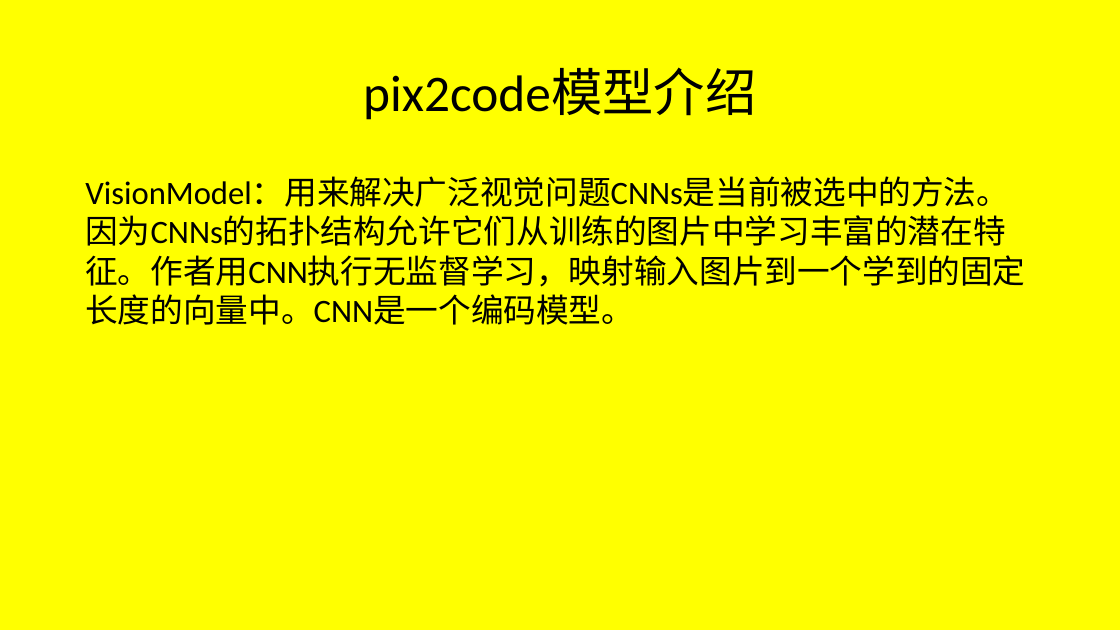
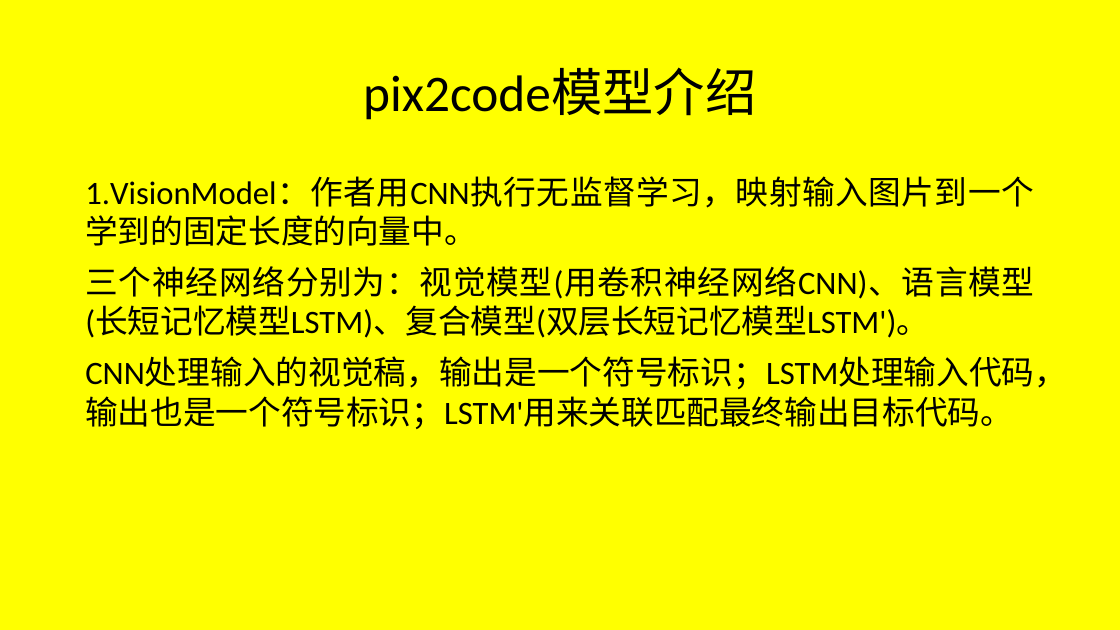
Before and after one commit to JFBabyHorse/learngit-and-BWESE, a slide deck: slide 6 of pix2code学习.pptx (slide 5 before the commit). Drawn at 1120x630 pixels with LibreOffice and Linux fonts; fonts in the diff are those of the drawing. Boxes give left, top, right and bottom in pixels: in the first picture for what was removed or moved away, otherwise in the second. Text is boxed around its words. In the diff, an @@ line names an element or a change of style, - is before the commit and + after.

```diff
--- a/pix2code学习.pptx
+++ b/pix2code学习.pptx
@@ text at [85, 177, 1067, 429]: text changed @@
-VisionModel：用来解决广泛视觉问题CNNs是当前被选中的方法。因为CNNs的拓扑结构允许它们从训练的图片中学习丰富的潜在特征。作者用CNN执行无监督学习，映射输入图片到一个学到的固定长度的向量中。CNN是一个编码模型。
+1.VisionModel：作者用CNN执行无监督学习，映射输入图片到一个学到的固定长度的向量中。
+三个神经网络分别为：视觉模型(用卷积神经网络CNN)、语言模型(长短记忆模型LSTM)、复合模型(双层长短记忆模型LSTM')。
+CNN处理输入的视觉稿，输出是一个符号标识；LSTM处理输入代码，输出也是一个符号标识；LSTM'用来关联匹配最终输出目标代码。
```
Also in this commit, not shown: 1 other slide changed, 5 slides added.
